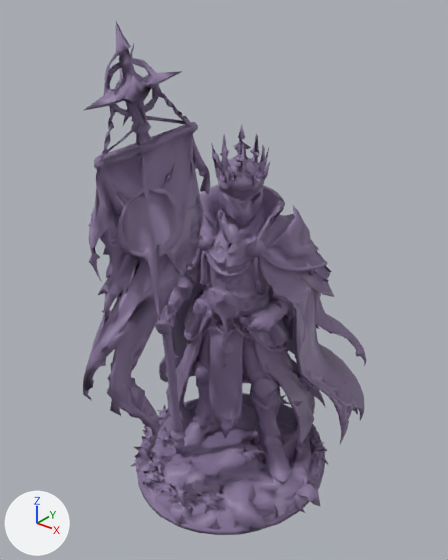
An edit to the glTF model assets/images/battle/glb/companions/dawnless-crown.glb, drawn before and after from the same camera.
One viewpoint serves both versions: a camera (50 mm lens) standing at (1.397, -1.732, 1.994) and looking at (0.015, -0.005, 0.923). The axes (+X, +Y, +Z) are drawn at lower left. The lights are the same throughout. The picture after the commit comes second.

Objects in the first picture: 'dawnless-crown_body'.
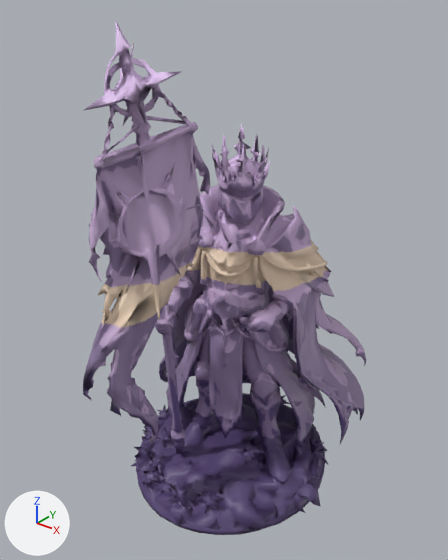
Patch to the scene script:
```diff
--- a/assets/images/battle/glb/companions/dawnless-crown.glb.py
+++ b/assets/images/battle/glb/companions/dawnless-crown.glb.py
@@ img_dawnless_crown_cartoon_albedo_v01 @@
+img_dawnless_crown_cartoon_albedo_v01 = load_image('dawnless-crown-cartoon-albedo-v01', '_unpacked/dawnless-crown-cartoon-albedo-v01', 1024, 1024, 'sRGB')
@@ mat_dawnless_crown_toon_albedo @@
+mat_dawnless_crown_toon_albedo = bpy.data.materials.new('dawnless-crown_toon_albedo')
+# uses the picture img_abyssal_toon_normal_v01
+# uses the picture img_dawnless_crown_cartoon_albedo_v01
@@ me_model @@
 me_model.from_pydata(...)  # 8050 vertices, 15674 faces; spans x -0.52..0.52, y -0.69..0.68, z 0.0..1.89
-me_model.materials.append(mat_dawnless_crown)
+me_model.materials.append(mat_dawnless_crown_toon_albedo)
```

Boxes [x1, y1, x2, y2] around the edits, measured in the pictures (448 x 560 px):
'dawnless-crown_body', recoloured
    both: [83, 22, 365, 535]
